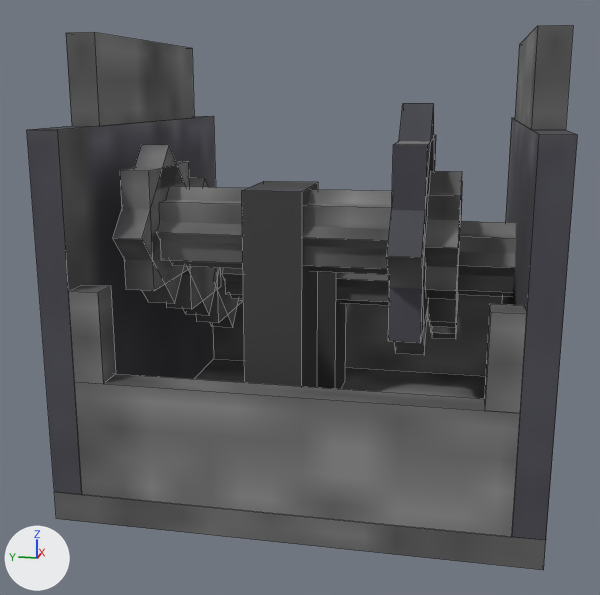
A saved change to the OBJ model src/main/resources/assets/rotarycraft/models/legacy/gearbox_4.obj.
Camera for both pictures: a 50 mm lens placed at (-1.476, -0.824, 0.879), pointed at (0.461, -0.436, 0.395). The lights are fixed; the arrows at lower left show +X, +Y and +Z. The picture after the commit comes second. Mesh edges are drawn as thin lines. Where no turn or scale is listed for an object, it has been applied to the vertices.

In view in the first picture: 'gearbox_4'.
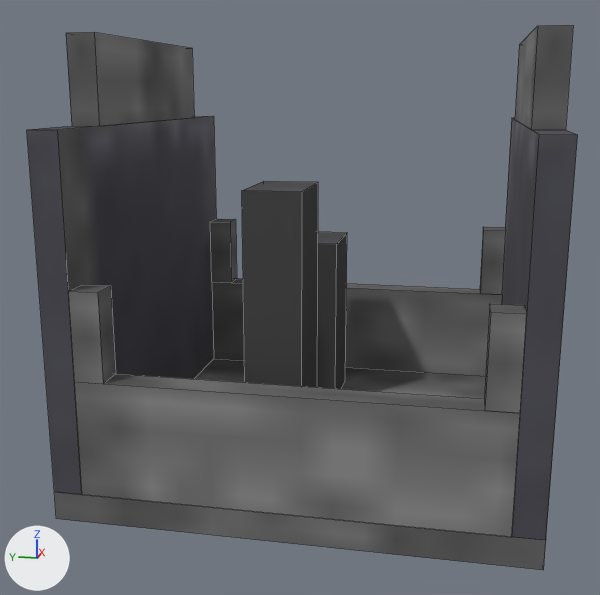
Changed parts and their boxes (x1, y1, x2, y2) in the pictures (600 x 595 px):
part 1 of me_gearbox_4, deleted
    before: (113, 104, 516, 355)

The change, as a diff of the scene's bpy script:
```diff
--- a/src/main/resources/assets/rotarycraft/models/legacy/gearbox_4.obj.py
+++ b/src/main/resources/assets/rotarycraft/models/legacy/gearbox_4.obj.py
@@ me_gearbox_4 @@
 # used by ob_gearbox_4; location = (0.0, 0.0, 0.0)
-me_gearbox_4.from_pydata(...)  # 264 vertices, 210 faces; spans x 0.0..1.0, y -1.031..0.033, z 0.0..1.0
+me_gearbox_4.from_pydata(...)  # 88 vertices, 78 faces; spans x 0.0..1.0, y -1.0..0.0, z 0.0..1.0
+# me_gearbox_4 part 1: 22 loose pieces with 176 vertices, spanning x 0.001..0.906, y -1.031..0.033, z 0.229..0.859, are deleted
 me_gearbox_4.materials.append(mat_original)
```
